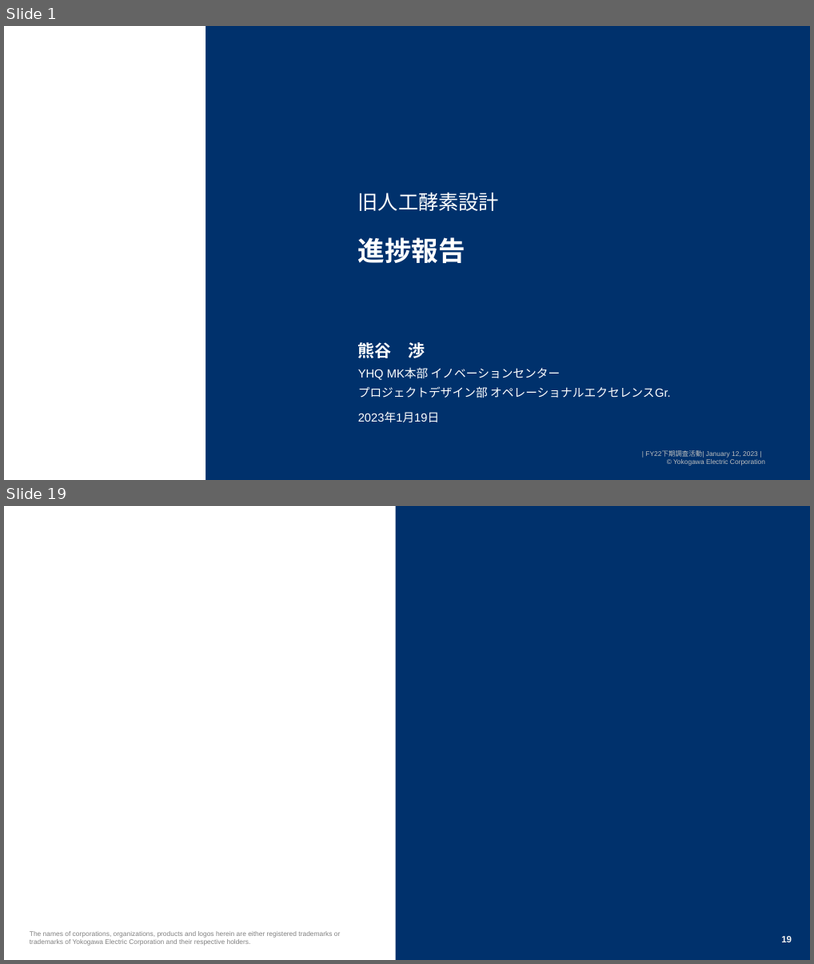
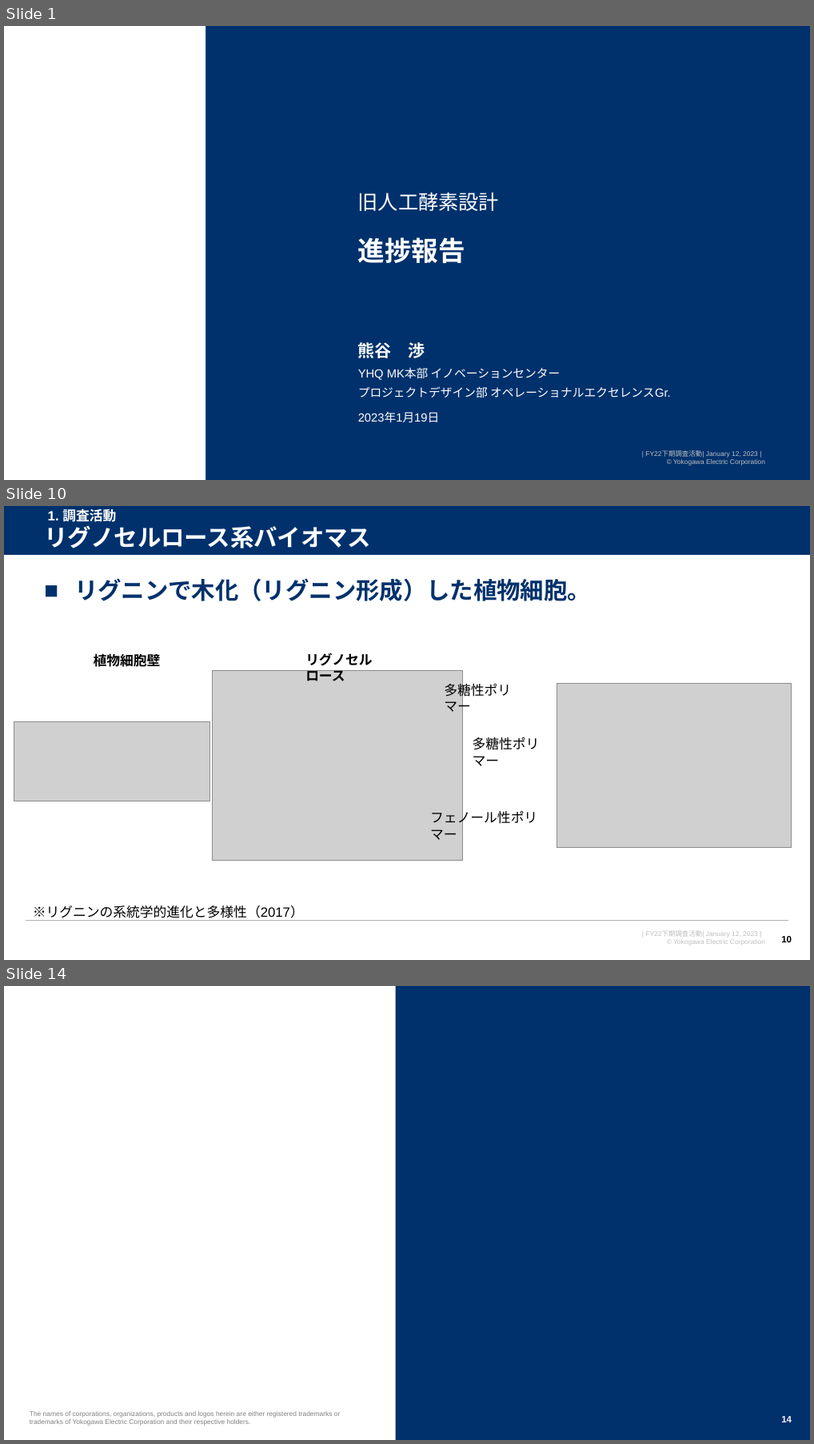
Before and after one commit to watarukumagai-git/denovo, a slide deck: survey_doc/230119_人工酵素設計_進捗報告_rev.0.pptx. Shown one above the other, each under a label of ours: slides 1 and 19 before the commit, slides 1, 10 and 14 after it; the slides between them are not shown. The pictures are 814x964 and 814x1444 pixels, drawn with LibreOffice and Linux fonts; fonts in the diff are those of the drawing; grey boxes stand for pictures; background and template pictures are left out. Boxes give left, top, right and bottom in pixels: in the first picture for what was removed or moved away, otherwise in the second. Text is boxed around its words. In the diff, an @@ line names an element or a change of style, - is before the commit and + after.

```diff
--- a/survey_doc/230119_人工酵素設計_進捗報告_rev.0.pptx
+++ b/survey_doc/230119_人工酵素設計_進捗報告_rev.0.pptx
@@ slide 10 added at <box>4,506,810,960</box>, background #FFFFFF; not listed: 1 template element that a slide beside it also shows @@
@@ rectangle added at <box>4,506,810,555</box>, fill #00316C @@
@@ text added at <box>44,525,371,548</box>, 28 pt, text #FFFFFF, bold @@
+リグノセルロース系バイオマス
@@ text added at <box>48,507,116,524</box>, 16 pt, text #FFFFFF, bold @@
+1. 調査活動
@@ line added from (4, 555) to (810, 555), #FFFFFF 0.75 pt @@
@@ text added at <box>74,578,591,601</box>, 28 pt, text #00316C, bold @@
+■ リグニンで木化（リグニン形成）した植物細胞。
@@ text added at <box>94,652,161,669</box>, 16 pt, text #000000, bold @@
+植物細胞壁
@@ picture added at <box>212,671,463,860</box> @@
@@ text added at <box>306,652,372,681</box>, 16 pt, text #000000, bold @@
+リグノセルロース
@@ text added at <box>444,681,511,715</box>, 16 pt, text #000000 @@
+多糖性ポリマー
@@ picture added at <box>557,684,792,848</box> @@
@@ picture added at <box>14,721,210,801</box> @@
@@ text added at <box>473,736,540,766</box>, 16 pt, text #000000 @@
+多糖性ポリマー
@@ text added at <box>430,808,538,840</box>, 16 pt, text #000000 @@
+フェノール性ポリマー
@@ text added at <box>33,904,304,920</box>, 16 pt, text #000000 @@
+※リグニンの系統学的進化と多様性（2017）
@@ line added from (25, 920) to (790, 920), #B2B2B2 1 pt @@
@@ page number added at <box>782,936,792,942</box>, 11 pt, text #000000, bold @@
+10
@@ what was slide 19 is now slide 14 @@
@@ page number at <box>782,1416,792,1422</box>: text changed @@
-19
+14
```
Also in this commit, not shown: 9 slides changed, 4 other slides added, 6 slides removed.
